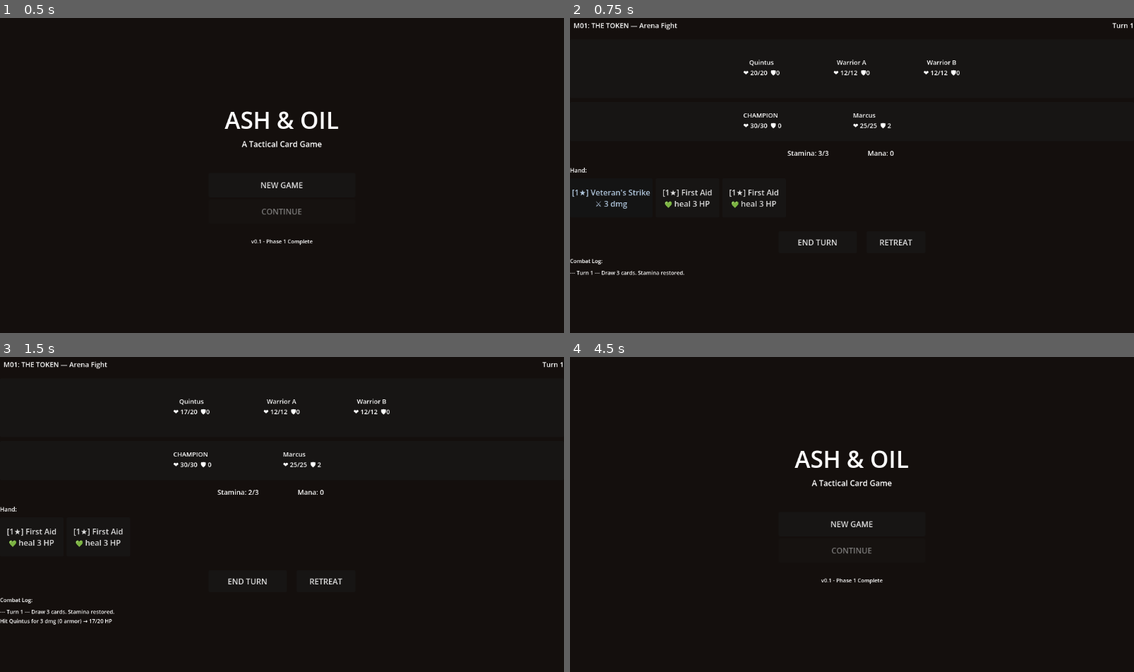
Above: before the commit, frames 1-4 (two rows, left to right).
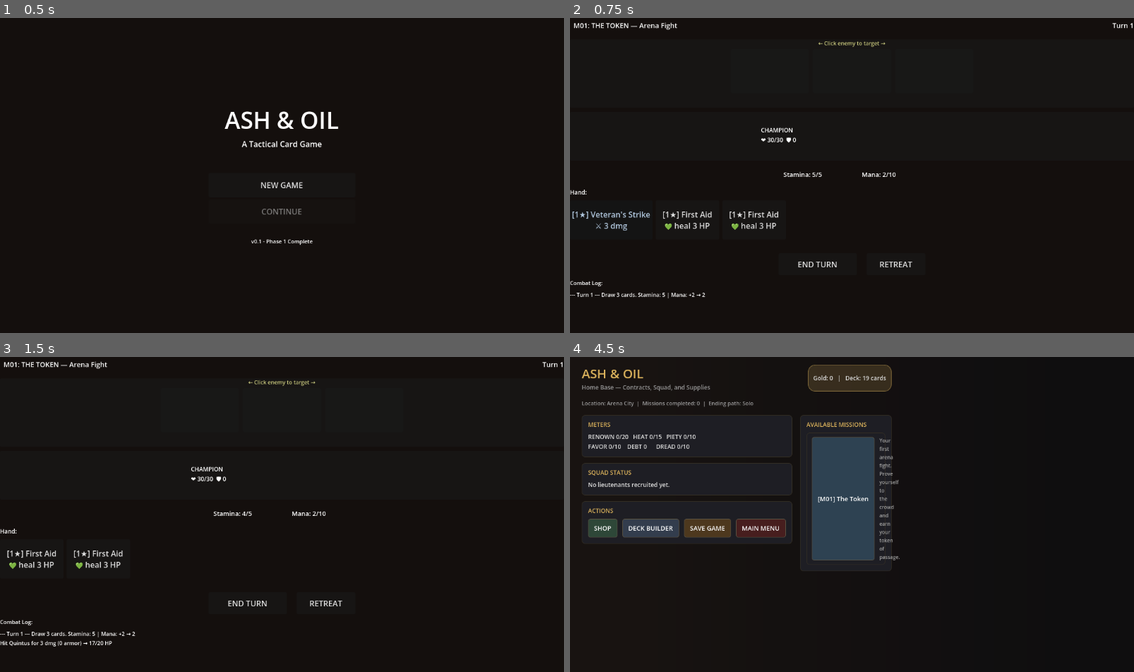
Above: after the commit, the same moments.

Repository: StoveGodCooks/ash-oil
Game: Godot game, scene res://scenes/Main.tscn
Two runs of this game, one before a commit and one after it. Both use one fixed random seed, a clock stepped at 60 frames per second and the inputs below.
Inputs (mouse positions are in pixels of both pictures, inside the frame that each line leads up to):
- Up to frame 1 (0.5 s): no input
- Up to frame 2 (0.75 s): click "NEW GAME" at 0.5 s
- Up to frame 3 (1.5 s): click "[1★] Veteran's Strike ⚔ 3 dmg" at 1.25 s
- Up to frame 4 (4.5 s): click "[1★] First Aid 💚 heal 3 HP" at 2 s; click (767, 410) at 2.77 s; click (852, 410) at 3.52 s; click "RETREAT" at 4.25 s

Frame 1 is identical in both runs. In frame 2, 2.8% of the frame differs, in the area x 0-70%, y 7-90%; in frame 3, 2.7%; in frame 4, 10%, in the area x 2-61%, y 2-73%.
Error after the commit: Invalid access to property or key 'lieutenants' on a base object of type 'Node (GameState.gd)'. (res://scripts/ui/CombatUI.gd:529)

Commit message:
feat: implement targeting system, shared resources, and lieutenant support
- Add enemy targeting UI (clickable enemies with highlighting)
- Implement shared stamina/mana resource pools (5 stamina, 10 mana max)
- Load and display active lieutenants from GameState
- Add card synergy framework foundation (poison multiplier)
- Refactor card playing to use selected target instead of first enemy
- Update display functions to show all active lieutenants
- Change return destination to MainHub instead of Main
- Update resource regeneration on turn start (stamina to 5, mana +2)

Diff:
--- a/scripts/ui/CombatUI.gd
+++ b/scripts/ui/CombatUI.gd
@@ -8,18 +8,26 @@
 var champion_max_hp: int = 30
 var champion_armor: int = 0
 
-var lt_name: String = "Marcus"
-var lt_hp: int = 25
-var lt_max_hp: int = 25
-var lt_armor: int = 2
-
+var active_lts: Array = []  # Active lieutenants from GameState
 var enemies: Array = []
 var hand: Array = []
 var deck: Array = []
 var discard_pile: Array = []
 
-var stamina: int = 3
-var mana: int = 0
+# ============ RESOURCES (SHARED POOLS) ============
+var resources: Dictionary = {
+	"stamina": 5,
+	"stamina_max": 5,
+	"mana": 0,
+	"mana_max": 10,
+	"mana_regen": 2
+}
+
+# ============ TARGETING & ACTOR SYSTEM ============
+var selected_target_idx: int = -1  # Currently selected enemy (-1 = none)
+var current_actor: String = "champion"  # Who's acting next
+var active_synergies: Dictionary = {}  # {"poison": 2, "bleed": 1, ...}
+
 var turn: int = 1
 var combat_over: bool = false
 var player_won: bool = false
@@ -30,10 +38,12 @@
 var mana_label: Label
 var turn_label: Label
 var champion_label: Label
-var lt_label: Label
+var lt_labels: Dictionary = {}  # {lt_name: label}
 var hand_container: HBoxContainer
 var end_turn_btn: Button
-var enemy_labels: Array = []
+var enemy_buttons: Array = []  # Clickable enemy selection buttons
+var enemy_labels: Array = []  # Display labels
+var actor_selector_hbox: HBoxContainer  # For actor selection UI
 
 func _ready() -> void:
 	_init_state()
@@ -44,10 +54,11 @@
 	champion_hp = 30
 	champion_max_hp = 30
 	champion_armor = 0
-	lt_name = "Marcus"
-	lt_hp = 25
-	lt_max_hp = 25
-	lt_armor = 2
+
+	# Load active lieutenants from GameState
+	active_lts = GameState.active_lieutenants.duplicate()
+	if active_lts.is_empty():
+		active_lts = ["Marcus"]  # Default fallback
 
 	# M01 enemies
 	enemies = [
@@ -56,12 +67,21 @@
 		{"name": "Warrior B",  "hp": 12, "max_hp": 12, "armor": 0, "damage": 2, "poison": 0},
 	]
 
+	# Initialize deck from starter deck (shared pool for all actors)
 	deck = CardManager.get_starter_deck().duplicate()
 	deck.shuffle()
 	hand = []
 	discard_pile = []
-	stamina = 3
-	mana = 0
+
+	# Initialize resource pools
+	resources["stamina"] = 5
+	resources["stamina_max"] = 5
+	resources["mana"] = 0
+	resources["mana_max"] = 10
+
+	selected_target_idx = -1
+	current_actor = "champion"
+	active_synergies.clear()
 	turn = 1
 	combat_over = false
 
@@ -97,63 +117,79 @@
 
 	# Enemy zone
 	var enemy_panel = PanelContainer.new()
-	enemy_panel.custom_minimum_size = Vector2(0, 120)
+	enemy_panel.custom_minimum_size = Vector2(0, 140)
 	main_vbox.add_child(enemy_panel)
+
+	var enemy_vbox = VBoxContainer.new()
+	enemy_panel.add_child(enemy_vbox)
+
+	var target_label = Label.new()
+	target_label.text = "← Click enemy to target →"
+	target_label.horizontal_alignment = HORIZONTAL_ALIGNMENT_CENTER
+	target_label.add_theme_font_size_override("font_size", 11)
+	target_label.modulate = Color(0.8, 0.8, 0.5)
+	enemy_vbox.add_child(target_label)
 
 	var enemy_hbox = HBoxContainer.new()
 	enemy_hbox.alignment = BoxContainer.ALIGNMENT_CENTER
-	enemy_panel.add_child(enemy_hbox)
+	enemy_hbox.add_theme_constant_override("separation", 8)
+	enemy_vbox.add_child(enemy_hbox)
 
 	for i in range(enemies.size()):
-		var e_container = VBoxContainer.new()
-		e_container.custom_minimum_size = Vector2(180, 100)
-		e_container.alignment = BoxContainer.ALIGNMENT_CENTER
-		enemy_hbox.add_child(e_container)
+		var e_btn = Button.new()
+		e_btn.custom_minimum_size = Vector2(160, 90)
+		e_btn.pressed.connect(_on_enemy_selected.bind(i))
+		enemy_hbox.add_child(e_btn)
+		enemy_buttons.append(e_btn)
 
 		var e_label = Label.new()
 		e_label.text = _get_enemy_display(i)
 		e_label.horizontal_alignment = HORIZONTAL_ALIGNMENT_CENTER
-		e_label.add_theme_font_size_override("font_size", 13)
-		e_container.add_child(e_label)
+		e_label.add_theme_font_size_override("font_size", 12)
 		enemy_labels.append(e_label)
 
 	# Player zone
 	var player_panel = PanelContainer.new()
-	player_panel.custom_minimum_size = Vector2(0, 80)
+	player_panel.custom_minimum_size = Vector2(0, 100)
 	main_vbox.add_child(player_panel)
 
 	var player_hbox = HBoxContainer.new()
 	player_hbox.alignment = BoxContainer.ALIGNMENT_CENTER
+	player_hbox.add_theme_constant_override("separation", 12)
 	player_panel.add_child(player_hbox)
 
 	champion_label = Label.new()
 	champion_label.text = _get_champion_display()
-	champion_label.add_theme_font_size_override("font_size", 13)
-	champion_label.custom_minimum_size = Vector2(220, 0)
+	champion_label.add_theme_font_size_override("font_size", 12)
+	champion_label.custom_minimum_size = Vector2(180, 0)
 	player_hbox.add_child(champion_label)
 
-	lt_label = Label.new()
-	lt_label.text = _get_lt_display()
-	lt_label.add_theme_font_size_override("font_size", 13)
-	lt_label.custom_minimum_size = Vector2(220, 0)
-	player_hbox.add_child(lt_label)
-
-	# Resources
+	# Show all active lieutenants
+	for lt_name in active_lts:
+		var lt_label_new = Label.new()
+		lt_label_new.text = _get_lt_display(lt_name)
+		lt_label_new.add_theme_font_size_override("font_size", 12)
+		lt_label_new.custom_minimum_size = Vector2(180, 0)
+		player_hbox.add_child(lt_label_new)
+		lt_labels[lt_name] = lt_label_new
+
+	# Resources (shared pool)
 	var res_hbox = HBoxContainer.new()
-	res_hbox.custom_minimum_size = Vector2(0, 35)
+	res_hbox.custom_minimum_size = Vector2(0, 40)
 	res_hbox.alignment = BoxContainer.ALIGNMENT_CENTER
+	res_hbox.add_theme_constant_override("separation", 20)
 	main_vbox.add_child(res_hbox)
 
 	stamina_label = Label.new()
-	stamina_label.text = "Stamina: 3/3"
-	stamina_label.add_theme_font_size_override("font_size", 14)
-	stamina_label.custom_minimum_size = Vector2(160, 0)
+	stamina_label.text = "Stamina: 5/5"
+	stamina_label.add_theme_font_size_override("font_size", 13)
+	stamina_label.custom_minimum_size = Vector2(140, 0)
 	res_hbox.add_child(stamina_label)
 
 	mana_label = Label.new()
-	mana_label.text = "Mana: 0"
-	mana_label.add_theme_font_size_override("font_size", 14)
-	mana_label.custom_minimum_size = Vector2(100, 0)
+	mana_label.text = "Mana: 0/10"
+	mana_label.add_theme_font_size_override("font_size", 13)
+	mana_label.custom_minimum_size = Vector2(120, 0)
 	res_hbox.add_child(mana_label)
 
 	# Hand zone label
@@ -206,10 +242,19 @@
 func _start_turn() -> void:
 	if combat_over:
 		return
-	stamina = 3
+
+	# Restore shared resources
+	resources["stamina"] = resources["stamina_max"]  # Restore to 5
+	resources["mana"] = min(resources["mana"] + resources["mana_regen"], resources["mana_max"])
+
 	_draw_cards(3)
 	_update_all_ui()
-	_log("--- Turn %d --- Draw 3 cards. Stamina restored." % turn)
+	_log("--- Turn %d --- Draw 3 cards. Stamina: %d | Mana: +%d → %d" % [
+		turn,
+		resources["stamina"],
+		resources["mana_regen"],
+		resources["mana"]
+	])
 
 func _draw_cards(n: int) -> void:
 	for i in range(n):
@@ -225,6 +270,18 @@
 		if not deck.is_empty():
 			hand.append(deck.pop_front())
 
+func _on_enemy_selected(idx: int) -> void:
+	"""Handle enemy selection for targeting"""
+	if idx < 0 or idx >= enemies.size():
+		return
+	if enemies[idx]["hp"] <= 0:
+		_log("Target is already defeated!")
+		return
+
+	selected_target_idx = idx
+	_log("Selected target: %s" % enemies[idx]["name"])
+	_update_all_ui()
+
 func _update_hand_ui() -> void:
 	for child in hand_container.get_children():
 		child.queue_free()
@@ -236,7 +293,7 @@
 			continue
 
 		var cost = card_data.get("cost", 1)
-		var can_play = (cost <= stamina)
+		var can_play = (cost <= resources["stamina"])
 
 		var btn = Button.new()
 		btn.custom_minimum_size = Vector2(130, 80)
@@ -284,25 +341,32 @@
 		return
 
 	var cost = card_data.get("cost", 1)
-	if cost > stamina:
-		_log("Not enough stamina! (need %d, have %d)" % [cost, stamina])
-		return
-
-	stamina -= cost
+	if cost > resources["stamina"]:
+		_log("Not enough stamina! (need %d, have %d)" % [cost, resources["stamina"]])
+		return
+
+	# Consume stamina from shared pool
+	resources["stamina"] -= cost
 
 	var type = card_data.get("type", "attack")
 	var effect = card_data.get("effect", "none")
+	var target_idx = selected_target_idx
 
 	match type:
 		"attack":
 			var dmg = card_data.get("damage", 0)
-			var target = _get_first_alive_enemy()
-			if target >= 0:
-				_deal_damage_to_enemy(target, dmg)
+			# Use selected target, or default to first alive
+			if target_idx < 0:
+				target_idx = _get_first_alive_enemy()
+			if target_idx >= 0:
+				_deal_damage_to_enemy(target_idx, dmg, current_actor)
+				# Apply synergy multiplier
+				if "synergy_type" in card_data:
+					_apply_synergy(card_data)
 				if "poison" in effect:
 					var stacks = _parse_effect_stacks(effect)
-					enemies[target]["poison"] += stacks
-					_log("%s poisoned (%d stacks)" % [enemies[target]["name"], enemies[target]["poison"]])
+					enemies[target_idx]["poison"] += stacks
+					_log("%s poisoned (%d stacks)" % [enemies[target_idx]["name"], enemies[target_idx]["poison"]])
 
 		"defense":
 			var armor = card_data.get("armor", 0)
@@ -333,15 +397,34 @@
 			return i
 	return -1
 
-func _deal_damage_to_enemy(idx: int, amount: int) -> void:
+func _deal_damage_to_enemy(idx: int, amount: int, actor: String = "champion") -> void:
 	if idx < 0 or idx >= enemies.size():
 		return
 	var enemy = enemies[idx]
-	var absorbed = min(enemy.get("armor", 0), amount)
+
+	# Apply synergy multiplier
+	var synergy_mult = _get_synergy_multiplier(enemy)
+	var final_damage = int(amount * synergy_mult)
+
+	var absorbed = min(enemy.get("armor", 0), final_damage)
 	enemy["armor"] = max(0, enemy.get("armor", 0) - absorbed)
-	var actual = amount - absorbed
+	var actual = final_damage - absorbed
 	enemy["hp"] = max(0, enemy["hp"] - actual)
 	_log("Hit %s for %d dmg (%d armor) → %d/%d HP" % [enemy["name"], actual, absorbed, enemy["hp"], enemy["max_hp"]])
+
+func _apply_synergy(card: Dictionary) -> void:
+	"""Track synergy types for damage multipliers"""
+	var synergy_type = card.get("synergy_type", "none")
+	if synergy_type != "none":
+		active_synergies[synergy_type] = active_synergies.get(synergy_type, 0) + 1
+
+func _get_synergy_multiplier(enemy: Dictionary) -> float:
+	"""Get damage multiplier based on active synergies"""
+	var mult = 1.0
+	# Poison synergy: each stack adds 10% damage
+	if active_synergies.get("poison", 0) > 0:
+		mult += (active_synergies["poison"] * 0.1)
+	return mult
 
 func _on_end_turn() -> void:
 	if combat_over:
@@ -420,13 +503,14 @@
 	if combat_over:
 		return
 	_log("Retreating from combat...")
-	get_tree().change_scene_to_file("res://scenes/Main.tscn")
+	MissionManager.complete_mission(GameState.current_mission_id, "retreat")
+	get_tree().change_scene_to_file("res://scenes/MainHub.tscn")
 
 func _on_continue_after_combat() -> void:
-	get_tree().change_scene_to_file("res://scenes/Main.tscn")
+	get_tree().change_scene_to_file("res://scenes/MainHub.tscn")
 
 func _on_back_to_menu() -> void:
-	get_tree().change_scene_to_file("res://scenes/Main.tscn")
+	get_tree().change_scene_to_file("res://scenes/MainHub.tscn")
 
 func _get_enemy_display(i: int) -> String:
 	var e = enemies[i]
@@ -440,7 +524,13 @@
 func _get_champion_display() -> String:
 	return "CHAMPION\n❤ %d/%d  🛡 %d" % [champion_hp, champion_max_hp, champion_armor]
 
-func _get_lt_display() -> String:
+func _get_lt_display(lt_name: String) -> String:
+	"""Get display string for a lieutenant"""
+	var lt_data = GameState.lieutenants.get(lt_name, {})
+	var lt_hp = lt_data.get("hp", 25)
+	var lt_max_hp = lt_data.get("max_hp", 25)
+	var lt_armor = lt_data.get("armor", 2)
+
 	if lt_hp <= 0:
 		return "%s [DOWN]" % lt_name
 	return "%s\n❤ %d/%d  🛡 %d" % [lt_name, lt_hp, lt_max_hp, lt_armor]
@@ -449,17 +539,34 @@
 	if turn_label:
 		turn_label.text = "Turn %d" % turn
 	if stamina_label:
-		stamina_label.text = "Stamina: %d/3" % stamina
+		stamina_label.text = "Stamina: %d/%d" % [resources["stamina"], resources["stamina_max"]]
 	if mana_label:
-		mana_label.text = "Mana: %d" % mana
-
-	for i in range(min(enemy_labels.size(), enemies.size())):
+		mana_label.text = "Mana: %d/%d" % [resources["mana"], resources["mana_max"]]
+
+	# Update enemy buttons and labels
+	for i in range(min(enemy_buttons.size(), enemies.size())):
+		var btn = enemy_buttons[i]
+		var e = enemies[i]
+
+		# Show/hide button based on enemy state
+		btn.visible = (e["hp"] > 0)
+
+		# Highlight selected target
+		if i == selected_target_idx and e["hp"] > 0:
+			btn.modulate = Color(1.0, 1.0, 0.7)  # Gold highlight
+		else:
+			btn.modulate = Color(1.0, 1.0, 1.0)  # Normal
+
+		# Update enemy label
 		enemy_labels[i].text = _get_enemy_display(i)
 
 	if champion_label:
 		champion_label.text = _get_champion_display()
-	if lt_label:
-		lt_label.text = _get_lt_display()
+
+	# Update all lieutenant labels
+	for lt_name in active_lts:
+		if lt_name in lt_labels:
+			lt_labels[lt_name].text = _get_lt_display(lt_name)
 
 	_update_hand_ui()
 
